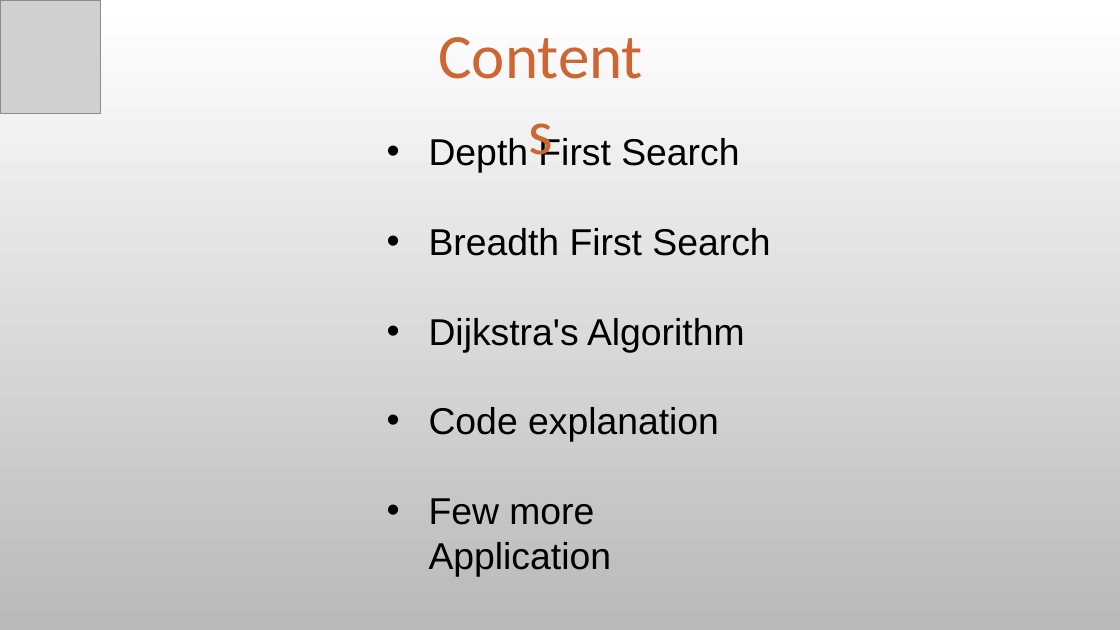
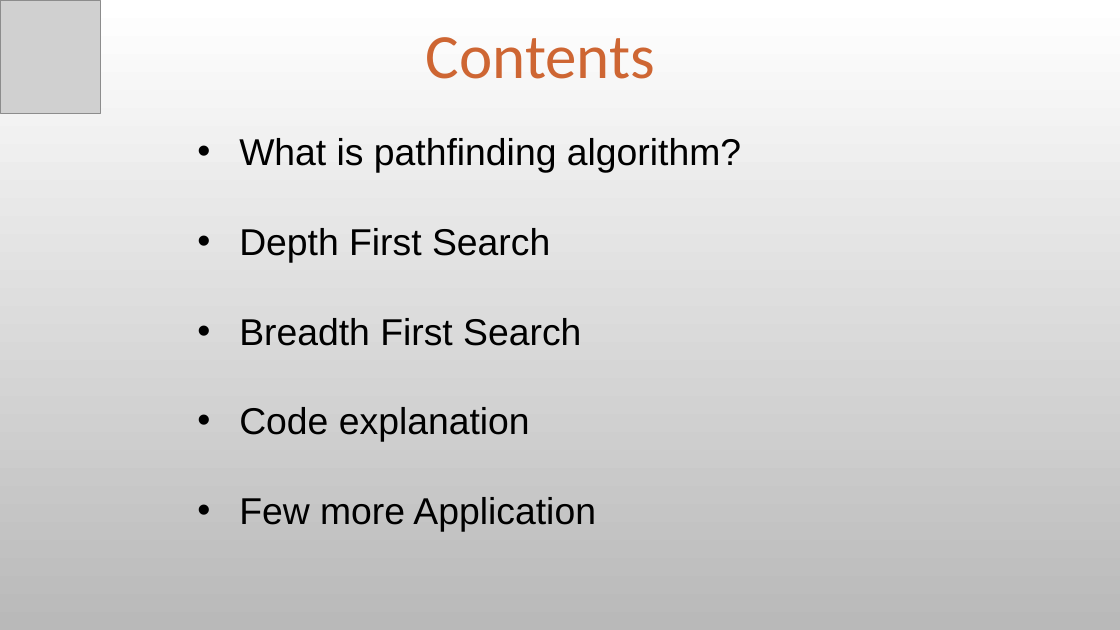
Before and after one commit to om101deore/ADS-project, a slide deck: slide 2 of ADS PPT.pptx. Drawn at 1120x630 pixels with LibreOffice and Linux fonts; fonts in the diff are those of the drawing; grey boxes stand for pictures; background and template pictures are left out. Boxes give left, top, right and bottom in pixels: in the first picture for what was removed or moved away, otherwise in the second. Text is boxed around its words. In the diff, an @@ line names an element or a change of style, - is before the commit and + after.

```diff
--- a/ADS PPT.pptx
+++ b/ADS PPT.pptx
@@ text "Contents": place and size @@
-text "Contents" at <box>426,11,656,96</box>
+text "Contents" at <box>426,37,655,79</box>
@@ text "Contents" at <box>426,37,655,79</box>: text colour gradient #683319 to #CE6633 to #E2A385 to #CE6633 @@
@@ text "What is pathfinding algorithm?": place and size @@
-text "What is pathfinding algorithm?" at <box>429,136,770,525</box>
+text "What is pathfinding algorithm?" at <box>239,138,741,532</box>
@@ text at <box>239,138,741,173</box>: paragraph added @@
+• What is pathfinding algorithm?
@@ text at <box>429,318,745,352</box>: paragraph removed @@
-• Dijkstra's Algorithm
```
Also in this commit, not shown: 6 other slides changed, 2 slides added, 3 slides removed.
